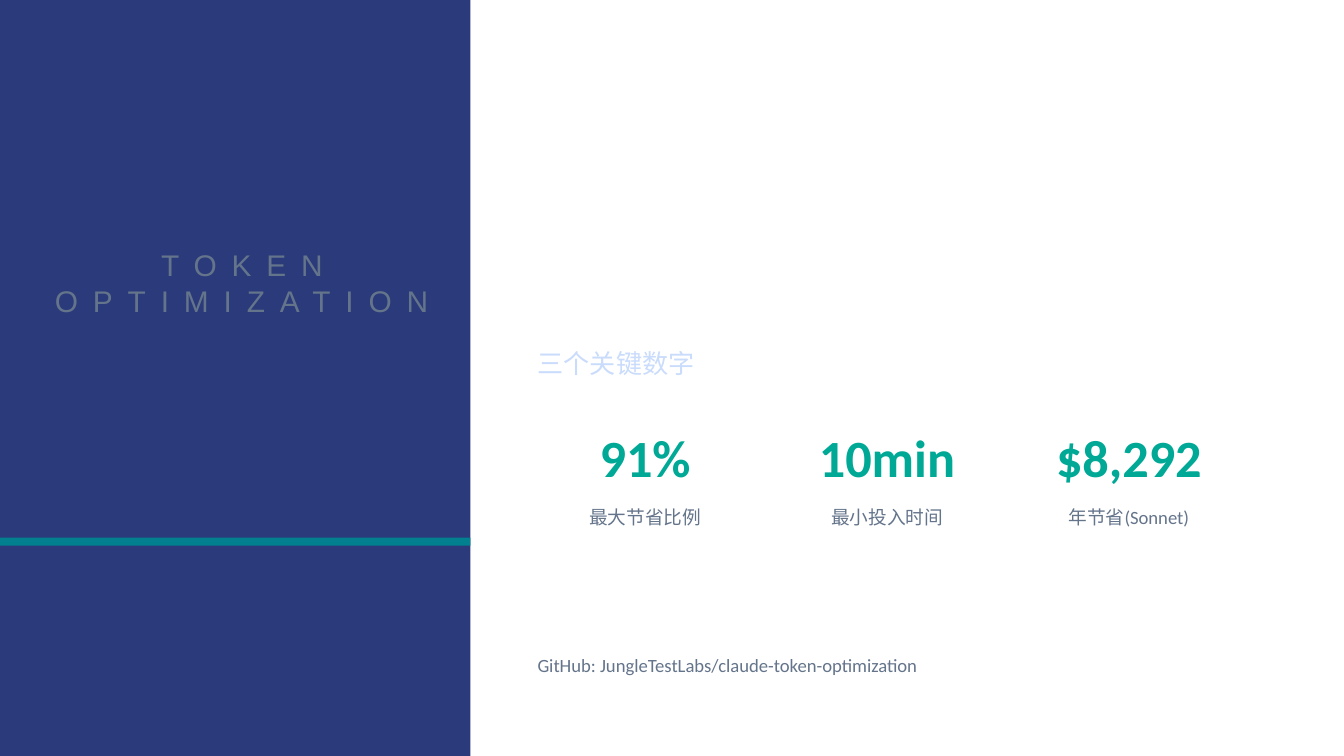
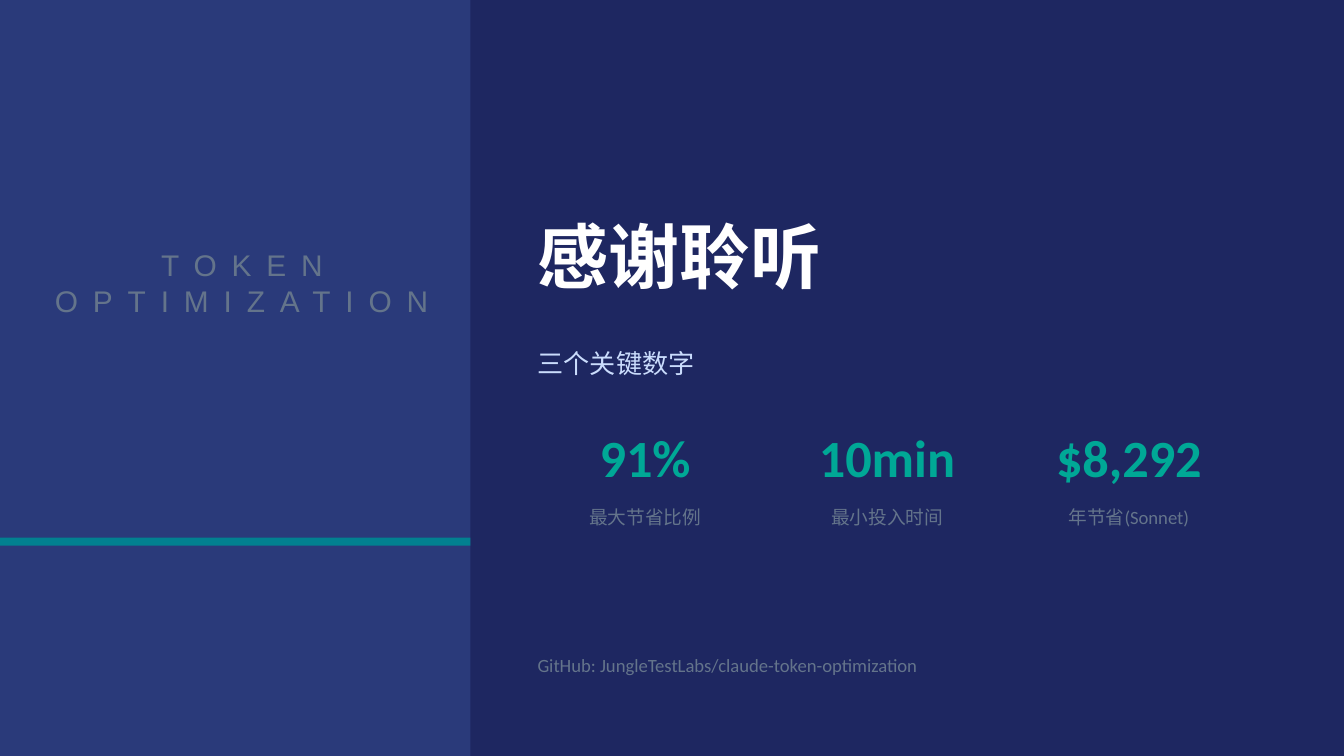
Before and after one commit to JungleTestLabs/claude-token-optimization, a slide deck: slide 15 of Claude-Token优化最佳实践.pptx. Drawn at 1344x756 pixels with LibreOffice and Linux fonts; fonts in the diff are those of the drawing. Boxes give left, top, right and bottom in pixels: in the first picture for what was removed or moved away, otherwise in the second. Text is boxed around its words. In the diff, an @@ line names an element or a change of style, - is before the commit and + after.

```diff
--- a/Claude-Token优化最佳实践.pptx
+++ b/Claude-Token优化最佳实践.pptx
@@ background #FFFFFF to #1E2761 @@
@@ text added at box(538, 222, 822, 290), 38 pt, text #FFFFFF, bold @@
+感谢聆听
```
Also in this commit, not shown: 1 other slide changed, 1 other file.
